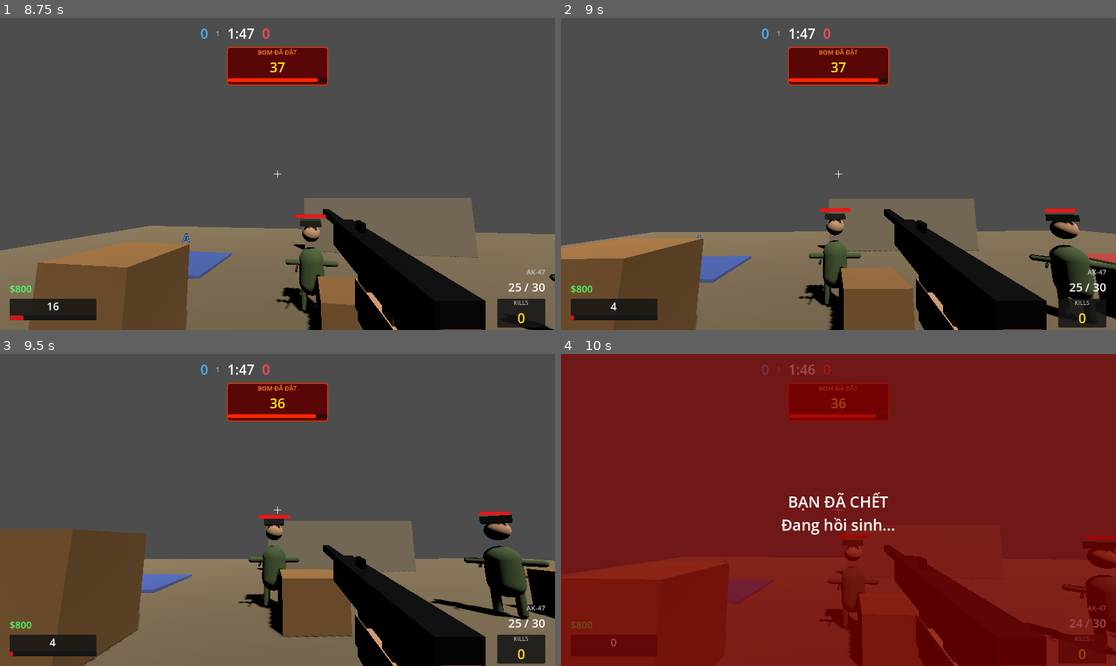
Above: before the commit, frames 1-4 (two rows, left to right).
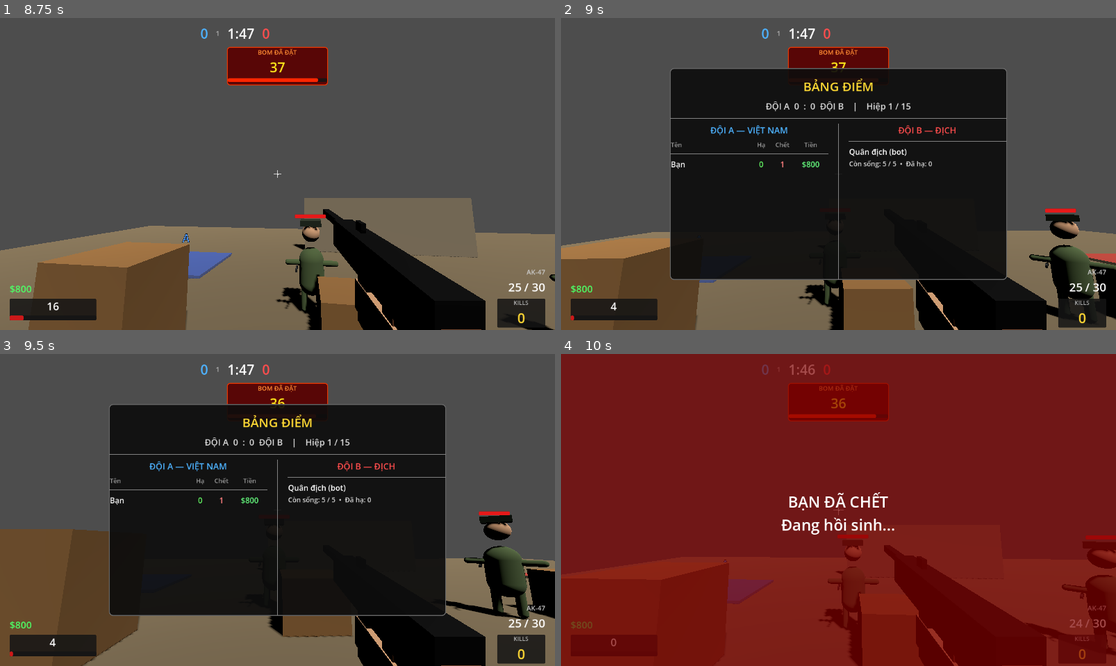
Above: after the commit, the same moments.

Repository: DamThuanHung/vietnamchien
Game: Godot game, scene res://scenes/main_menu.tscn
The game is run twice, just before and just after one commit, with the same random seed, the same clock (stepped at 60 frames per second) and the same inputs.
Inputs (mouse positions are in pixels of both pictures, inside the frame that each line leads up to):
- Up to frame 1 (8.75 s): click "CHƠI NGAY" at 0.5 s; tap Enter at 1.25 s; move the mouse to (305, 174) at 1.27 s; press the mouse at (305, 174) at 1.28 s; tap Space (jump) at 1.52, 2.27, 3.77, 4.52, 5, 5.27, 6.77, 7.52, 8.27 s; tap Tab (mo_bang_diem, bound only after the commit) at 1.55, 2.1, 3.8, 6.05, 8.3 s; move the mouse to (249, 174) at 2.02 s; release the mouse at (249, 174) at 2.03 s; tap Delete (mo_bang_diem, bound only before the commit) at 2.3, 4.55, 6.8 s; move the mouse to (288, 167) at 2.77 s; hold Delete (mo_bang_diem, bound only before the commit) 2.78-3.53 s; click (288, 167) at 3.05 s; move the mouse to (271, 180) at 3.52 s; click (271, 180) at 3.6 s; move the mouse to (316, 177) at 4.27 s; hold Ctrl (chay) 4.28-5.03 s; move the mouse to (233, 170) at 5.02 s; tap F (dat_bom) at 5.1 s; click (233, 170) at 5.3 s; move the mouse to (283, 174) at 5.77 s; hold S (di_lui) 5.78-6.53 s; move the mouse to (255, 167) at 6.52 s; tap D (di_phai) at 6.6 s; move the mouse to (305, 174) at 7.27 s; hold A (di_trai) 7.28-8.03 s; click (305, 174) at 7.55 s; move the mouse to (249, 174) at 8.02 s; tap W (di_truoc) at 8.1 s
- Up to frame 2 (9 s): move the mouse to (849, 167) at 8.77 s; hold Tab (mo_bang_diem, bound only after the commit) from 8.78 s (still down)
- Up to frame 3 (9.5 s): keep holding Tab (mo_bang_diem, bound only after the commit); tap Delete (mo_bang_diem, bound only before the commit) at 9.05 s
- Up to frame 4 (10 s): tap Enter at 9.5 s; move the mouse to (832, 516) at 9.52 s; release Tab (mo_bang_diem, bound only after the commit) at 9.53 s; tap Delete (mo_bang_diem, bound only before the commit) at 9.6 s; tap Space (jump) at 9.77 s; click (832, 516) at 9.8 s

Frame 1 is identical in both runs. In frame 2, 39% of the frame differs, in the area x 19-81%, y 16-84%; in frame 3, 38%; in frame 4, nothing differs.

Commit message:
feat: hoàn thiện bảng điểm (Tab) — tỷ số đội + người chơi + tổng địch
- hud.tscn: thêm node BangDiem panel ở giữa màn hình với 2 cột đội A/B
- hud.gd: viết hàm hien_bang_diem() và _ve_bang_diem() thay cho stub cũ
- hud.gd: thêm biến so_chet, diem_a/b/hieu_p_hien, tong_dich_lon_nhat
- hud.gd: tự cập nhật bảng khi them_kill, cap_nhat_tien, chet, cap_nhat_diem
- project.godot: sửa phím Tab cho action mo_bang_diem (trước đây bị gắn nhầm phím Delete)
- docs/STATE.md, docs/BACKLOG.md: cập nhật trạng thái

Co-Authored-By: Claude Opus 4.7 (1M context) <noreply@anthropic.com>

Diff:
--- a/project.godot
+++ b/project.godot
@@ -84,7 +84,7 @@
 }
 mo_bang_diem={
 "deadzone": 0.5,
-"events": [Object(InputEventKey,"resource_local_to_scene":fa …(145 unchanged characters)… lse,"keycode":0,"physical_keycode":4194312,"key_label":0,"unicode":0,"location":0,"echo":false,"script":null)
+"events": [Object(InputEventKey,"resource_local_to_scene":fa …(145 unchanged characters)… lse,"keycode":0,"physical_keycode":4194306,"key_label":0,"unicode":0,"location":0,"echo":false,"script":null)
 ]
 }
 
--- a/scenes/hud.tscn
+++ b/scenes/hud.tscn
@@ -58,6 +58,18 @@
 corner_radius_top_right = 3
 corner_radius_bottom_right = 3
 corner_radius_bottom_left = 3
+
+[sub_resource type="StyleBoxFlat" id="StyleBoxFlat_bang_diem_bg"]
+bg_color = Color(0.05, 0.05, 0.05, 0.92)
+corner_radius_top_left = 8
+corner_radius_top_right = 8
+corner_radius_bottom_right = 8
+corner_radius_bottom_left = 8
+border_width_bottom = 2
+border_width_top = 2
+border_width_left = 2
+border_width_right = 2
+border_color = Color(0.4, 0.4, 0.4, 1)
 
 [node name="HUD" type="CanvasLayer"]
 script = ExtResource("1")
@@ -384,3 +396,121 @@
 vertical_alignment = 1
 theme_override_font_sizes/font_size = 32
 theme_override_colors/font_color = Color(1, 1, 1, 1)
+
+[node name="BangDiem" type="PanelContainer" parent="."]
+anchors_preset = 8
+anchor_left = 0.5
+anchor_top = 0.5
+anchor_right = 0.5
+anchor_bottom = 0.5
+offset_left = -350.0
+offset_top = -220.0
+offset_right = 350.0
+offset_bottom = 220.0
+theme_override_styles/panel = SubResource("StyleBoxFlat_bang_diem_bg")
+visible = false
+
+[node name="VBox" type="VBoxContainer" parent="BangDiem"]
+layout_mode = 2
+theme_override_constants/separation = 10
+
+[node name="MarginTop" type="Control" parent="BangDiem/VBox"]
+layout_mode = 2
+custom_minimum_size = Vector2(0, 8)
+
+[node name="TieuDe" type="Label" parent="BangDiem/VBox"]
+layout_mode = 2
+text = "BẢNG ĐIỂM"
+horizontal_alignment = 1
+theme_override_font_sizes/font_size = 26
+theme_override_colors/font_color = Color(1, 0.85, 0.2, 1)
+
+[node name="TyTan" type="Label" parent="BangDiem/VBox"]
+layout_mode = 2
+text = "ĐỘI A  0  :  0  ĐỘI B    |    Hiệp 1 / 15"
+horizontal_alignment = 1
+theme_override_font_sizes/font_size = 18
+theme_override_colors/font_color = Color(0.85, 0.85, 0.85, 1)
+
+[node name="DuongKe" type="HSeparator" parent="BangDiem/VBox"]
+layout_mode = 2
+
+[node name="HBoxCot" type="HBoxContainer" parent="BangDiem/VBox"]
+layout_mode = 2
+size_flags_vertical = 3
+theme_override_constants/separation = 20
+
+[node name="ColDoiA" type="VBoxContainer" parent="BangDiem/VBox/HBoxCot"]
+layout_mode = 2
+size_flags_horizontal = 3
+theme_override_constants/separation = 8
+
+[node name="HeaderA" type="Label" parent="BangDiem/VBox/HBoxCot/ColDoiA"]
+layout_mode = 2
+text = "ĐỘI A — VIỆT NAM"
+horizontal_alignment = 1
+theme_override_font_sizes/font_size = 18
+theme_override_colors/font_color = Color(0.3, 0.7, 1.0, 1)
+
+[node name="CotTieuDeA" type="HBoxContainer" parent="BangDiem/VBox/HBoxCot/ColDoiA"]
+layout_mode = 2
+
+[node name="ColTen" type="Label" parent="BangDiem/VBox/HBoxCot/ColDoiA/CotTieuDeA"]
+layout_mode = 2
+size_flags_horizontal = 3
+text = "Tên"
+theme_override_font_sizes/font_size = 13
+theme_override_colors/font_color = Color(0.6, 0.6, 0.6, 1)
+
+[node name="ColK" type="Label" parent="BangDiem/VBox/HBoxCot/ColDoiA/CotTieuDeA"]
+layout_mode = 2
+custom_minimum_size = Vector2(40, 0)
+text = "Hạ"
+horizontal_alignment = 1
+theme_override_font_sizes/font_size = 13
+theme_override_colors/font_color = Color(0.6, 0.6, 0.6, 1)
+
+[node name="ColD" type="Label" parent="BangDiem/VBox/HBoxCot/ColDoiA/CotTieuDeA"]
+layout_mode = 2
+custom_minimum_size = Vector2(40, 0)
+text = "Chết"
+horizontal_alignment = 1
+theme_override_font_sizes/font_size = 13
+theme_override_colors/font_color = Color(0.6, 0.6, 0.6, 1)
+
+[node name="ColTien" type="Label" parent="BangDiem/VBox/HBoxCot/ColDoiA/CotTieuDeA"]
+layout_mode = 2
+custom_minimum_size = Vector2(70, 0)
+text = "Tiền"
+horizontal_alignment = 1
+theme_override_font_sizes/font_size = 13
+theme_override_colors/font_color = Color(0.6, 0.6, 0.6, 1)
+
+[node name="DuongKeA" type="HSeparator" parent="BangDiem/VBox/HBoxCot/ColDoiA"]
+layout_mode = 2
+
+[node name="DanhSachA" type="VBoxContainer" parent="BangDiem/VBox/HBoxCot/ColDoiA"]
+layout_mode = 2
+theme_override_constants/separation = 4
+
+[node name="DuongKeGiua" type="VSeparator" parent="BangDiem/VBox/HBoxCot"]
+layout_mode = 2
+
+[node name="ColDoiB" type="VBoxContainer" parent="BangDiem/VBox/HBoxCot"]
+layout_mode = 2
+size_flags_horizontal = 3
+theme_override_constants/separation = 8
+
+[node name="HeaderB" type="Label" parent="BangDiem/VBox/HBoxCot/ColDoiB"]
+layout_mode = 2
+text = "ĐỘI B — ĐỊCH"
+horizontal_alignment = 1
+theme_override_font_sizes/font_size = 18
+theme_override_colors/font_color = Color(1, 0.3, 0.3, 1)
+
+[node name="DuongKeB" type="HSeparator" parent="BangDiem/VBox/HBoxCot/ColDoiB"]
+layout_mode = 2
+
+[node name="DanhSachB" type="VBoxContainer" parent="BangDiem/VBox/HBoxCot/ColDoiB"]
+layout_mode = 2
+theme_override_constants/separation = 4
--- a/scripts/hud.gd
+++ b/scripts/hud.gd
@@ -7,9 +7,16 @@
 
 var mau_hien_tai = MAU_TOI_DA
 var so_kill = 0
+var so_chet = 0
 var dang_chet = false
 var do_no_crosshair = 0.0
 var _thong_bao_nhanh_tg = 0.0
+
+# Dữ liệu cho bảng điểm
+var diem_a_hien = 0
+var diem_b_hien = 0
+var hieu_p_hien = 1
+var tong_dich_lon_nhat = 0
 
 @onready var thanh_mau = $KhungMau/VBoxContainer/ThanhMau
 @onready var chu_so_mau = $KhungMau/VBoxContainer/ChuSoMau
@@ -34,6 +41,10 @@
 @onready var khu_go_bom = $KhuGoBom
 @onready var thanh_go = $KhuGoBom/ThanhGo
 @onready var label_tien = $LabelTien
+@onready var bang_diem = $BangDiem
+@onready var ty_tan_label = $BangDiem/VBox/TyTan
+@onready var danh_sach_a = $BangDiem/VBox/HBoxCot/ColDoiA/DanhSachA
+@onready var danh_sach_b = $BangDiem/VBox/HBoxCot/ColDoiB/DanhSachB
 
 func _ready():
 	man_hinh_chet.visible = false
@@ -41,6 +52,7 @@
 	thong_bao_nhanh.visible = false
 	khu_bom.visible = false
 	khu_go_bom.visible = false
+	bang_diem.visible = false
 	nhan_hint.text = ""
 	cap_nhat_hud()
 
@@ -79,6 +91,8 @@
 	chu_kill.text = str(so_kill)
 	them_kill_feed("Bạn đã hạ " + ten_dich)
 	emit_signal("on_kill", loai_vu_khi)
+	if bang_diem.visible:
+		_ve_bang_diem()
 
 func hien_thuong_tien(so_tien: int):
 	var nhan = Label.new()
@@ -118,9 +132,14 @@
 	chu_thoi_gian.text = "%d:%02d" % [phut, giay_con]
 
 func cap_nhat_diem(diem_a: int, diem_b: int, hieu_p: int):
+	diem_a_hien = diem_a
+	diem_b_hien = diem_b
+	hieu_p_hien = hieu_p
 	chu_diem_a.text = str(diem_a)
 	chu_diem_b.text = str(diem_b)
 	chu_hieu_p.text = str(hieu_p)
+	if bang_diem.visible:
+		_ve_bang_diem()
 
 func hien_thong_bao(noi_dung: String, mau: Color):
 	thong_bao_hieu_p.text = noi_dung
@@ -175,13 +194,100 @@
 
 func cap_nhat_tien(so_tien: int):
 	label_tien.text = "$%d" % so_tien
+	if bang_diem.visible:
+		_ve_bang_diem()
 
 func hien_bang_diem(hien: bool):
-	pass
+	bang_diem.visible = hien
+	if hien:
+		_ve_bang_diem()
+
+func _ve_bang_diem():
+	# Cập nhật dòng tỷ số
+	ty_tan_label.text = "ĐỘI A  %d  :  %d  ĐỘI B    |    Hiệp %d / 15" % [
+		diem_a_hien, diem_b_hien, hieu_p_hien
+	]
+
+	# Xóa các hàng cũ
+	for con in danh_sach_a.get_children():
+		con.queue_free()
+	for con in danh_sach_b.get_children():
+		con.queue_free()
+
+	# Đội A: người chơi
+	var tien_player = 0
+	var player = get_parent()
+	if player and player.has_node("Economy"):
+		tien_player = player.get_node("Economy").tien
+	danh_sach_a.add_child(_tao_hang_doi_a("Bạn", so_kill, so_chet, tien_player))
+
+	# Đội B: tổng quân địch (vì là bot, gộp thành 1 hàng)
+	var dich_con_song = get_tree().get_nodes_in_group("dich").size()
+	var dich_da_chet = so_kill  # số địch player đã hạ
+	var tong_dich = dich_con_song + dich_da_chet
+	if tong_dich > tong_dich_lon_nhat:
+		tong_dich_lon_nhat = tong_dich
+	danh_sach_b.add_child(_tao_hang_doi_b(dich_con_song, tong_dich_lon_nhat))
+
+func _tao_hang_doi_a(ten: String, so_ha: int, so_lan_chet: int, tien: int) -> HBoxContainer:
+	var hang = HBoxContainer.new()
+
+	var n_ten = Label.new()
+	n_ten.text = ten
+	n_ten.size_flags_horizontal = Control.SIZE_EXPAND_FILL
+	n_ten.add_theme_font_size_override("font_size", 16)
+	n_ten.add_theme_color_override("font_color", Color(1, 1, 1, 1))
+	hang.add_child(n_ten)
+
+	var n_k = Label.new()
+	n_k.text = str(so_ha)
+	n_k.custom_minimum_size = Vector2(40, 0)
+	n_k.horizontal_alignment = HORIZONTAL_ALIGNMENT_CENTER
+	n_k.add_theme_font_size_override("font_size", 16)
+	n_k.add_theme_color_override("font_color", Color(0.4, 1.0, 0.4, 1))
+	hang.add_child(n_k)
+
+	var n_d = Label.new()
+	n_d.text = str(so_lan_chet)
+	n_d.custom_minimum_size = Vector2(40, 0)
+	n_d.horizontal_alignment = HORIZONTAL_ALIGNMENT_CENTER
+	n_d.add_theme_font_size_override("font_size", 16)
+	n_d.add_theme_color_override("font_color", Color(1, 0.5, 0.5, 1))
+	hang.add_child(n_d)
+
+	var n_tien = Label.new()
+	n_tien.text = "$%d" % tien
+	n_tien.custom_minimum_size = Vector2(70, 0)
+	n_tien.horizontal_alignment = HORIZONTAL_ALIGNMENT_CENTER
+	n_tien.add_theme_font_size_override("font_size", 16)
+	n_tien.add_theme_color_override("font_color", Color(0.4, 1.0, 0.5, 1))
+	hang.add_child(n_tien)
+
+	return hang
+
+func _tao_hang_doi_b(con_song: int, tong: int) -> VBoxContainer:
+	var hop = VBoxContainer.new()
+
+	var n_dong_chinh = Label.new()
+	n_dong_chinh.text = "Quân địch (bot)"
+	n_dong_chinh.add_theme_font_size_override("font_size", 16)
+	n_dong_chinh.add_theme_color_override("font_color", Color(1, 1, 1, 1))
+	hop.add_child(n_dong_chinh)
+
+	var n_thong_ke = Label.new()
+	n_thong_ke.text = "Còn sống: %d / %d  •  Đã hạ: %d" % [con_song, tong, tong - con_song]
+	n_thong_ke.add_theme_font_size_override("font_size", 14)
+	n_thong_ke.add_theme_color_override("font_color", Color(0.85, 0.85, 0.85, 1))
+	hop.add_child(n_thong_ke)
+
+	return hop
 
 func chet():
 	dang_chet = true
+	so_chet += 1
 	man_hinh_chet.visible = true
+	if bang_diem.visible:
+		_ve_bang_diem()
 	await get_tree().create_timer(THOI_GIAN_CHET).timeout
 	hoi_sinh()
 
Not shown, changed: docs/BACKLOG.md
Not shown, changed: docs/STATE.md
